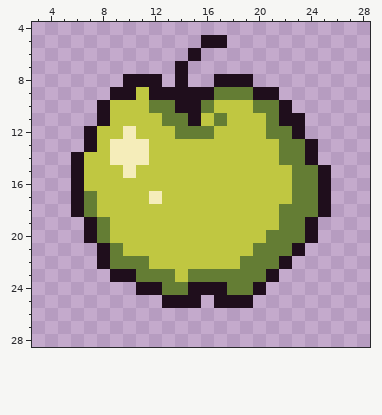
Edited in one commit: pixel-art sprite (Assets/Images/Tiles/tile_apple.png). Above: the version before the commit.
The file is 32x32 pixels. Shown: x 3..28, y 4..28.
After the commit:
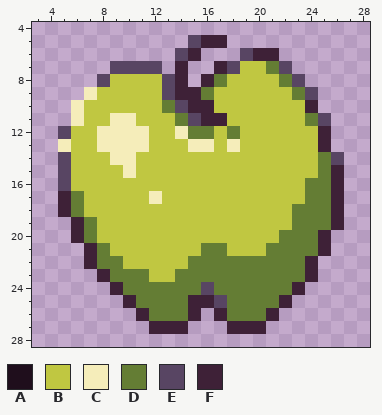
Palette (. is transparent): A #1f0e1c  B #c0c741  C #f5edba  D #647d34  E #584563  F #3e2137
The exact change:
Changed rows in their new state; - is an unchanged pixel.
first column x 5:
 5 ----------EFF---------
 6 ---------EF---EFF-----
 7 ----EEEE-F--FEBBDE----
 8 ---EBBBBEF-FDBBBBDE---
 9 --CBBB-BEFFDBBBBBBDE--
10 -CBB---B-EFF---BBBBF--
11 -CBBCC--B-EFF---BBBDE-
12 EBBCC-C--C---D--BBBBF-
13 CBBC------CC-C---BBBF-
14 EB----B----------BBBDE
15 EB----------------BBDF
16 EB----------------B-DF
17 FDB---------------B-DF
18 FDB--------------B--DF
19 -FDB-------------B-DDF
20 -FDB------------B--DF-
21 --FDB------DD--B--DDF-
22 --FD-BB---DDDD---DDF--
23 ---FDD-BBD------DDDF--
24 ----FDDD--DED--DDDF---
25 -----FDDDDFFEDDDDF----
26 ------FDDDF-FDDDF-----
27 -------FFF---FFF------
Boxes around the changes in both pictures, in picture pixels (x1, y1, x2, y2):
changed: (58, 35, 344, 334)
